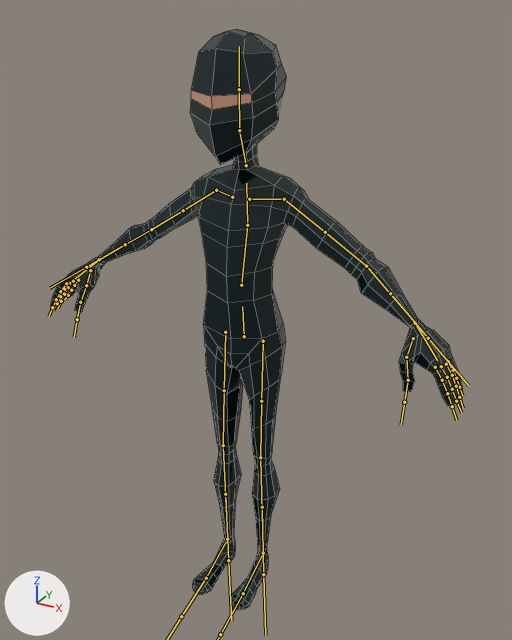
The FBX model Assets/Models/LowpolyNinja.fbx as it was, and as the next commit left it.
Rendered twice from a camera (50 mm lens) standing at (0.941, -1.594, 1.732) and looking at (0.128, -0.116, 0.993). The lights are fixed; the arrows at lower left show +X, +Y and +Z. The bones that bend it are drawn over the model as lines. Mesh edges are drawn as thin lines.

In view in the first picture: 'Body'.
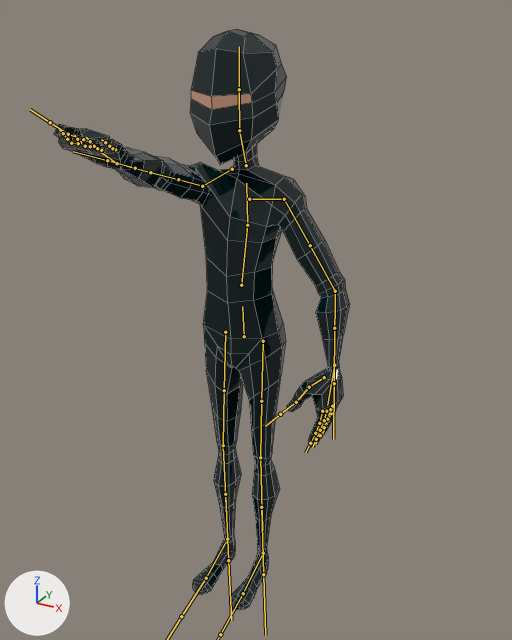
The newer file adds an action. The first version stands in its rest pose; the second is drawn at frame 227 of the action 'root|SuckOxygen'.

Where the change shows, as pixel boxes (x1, y1, x2, y2) in the pictures (512 x 640 px):
'Body', posed (28% narrower)
    before: (51, 29, 462, 610)
    after: (54, 29, 350, 610)
bone 'shoulder.r', root to tip
    before: (232, 197) to (216, 190)
    after: (232, 169) to (202, 186)
bone 'arm_stretch.r', root to tip
    before: (216, 190) to (183, 210)
    after: (202, 186) to (178, 179)
bone 'forearm_stretch.r', root to tip
    before: (151, 229) to (112, 252)
    after: (150, 172) to (126, 166)
bone 'c_thumb1.r', root to tip
    before: (90, 270) to (86, 285)
    after: (102, 148) to (83, 139)
bone 'c_pinky1.r', root to tip
    before: (78, 280) to (74, 285)
    after: (115, 149) to (112, 148)
bone 'c_ring1.r', root to tip
    before: (73, 281) to (68, 287)
    after: (101, 150) to (97, 148)
bone 'c_middle1.r', root to tip
    before: (69, 283) to (64, 289)
    after: (90, 146) to (85, 146)
bone 'c_index1.r', root to tip
    before: (66, 283) to (60, 291)
    after: (78, 143) to (71, 143)
bone 'arm_stretch.l', root to tip
    before: (284, 199) to (325, 232)
    after: (284, 199) to (310, 245)
bone 'forearm_stretch.l', root to tip
    before: (366, 266) to (402, 308)
    after: (335, 291) to (334, 346)

Edits to the bpy script that builds the scene:
```text
Change bone_shoulder_r:
    where bone_shoulder_r = bpy.data.objects['root'].pose.bones['shoulder.r']  # child of 'spine_02.x'
    bone_shoulder_r.location: (0.0, 0.0, 0.0) -> (0.0, 0.0, -7.6)
    bone_shoulder_r.rotation_quaternion: (1.0, 0.0, 0.0, 0.0) -> (0.596, 0.534, 0.588, -0.118)  # degrees (0, 0, 0) -> degrees (118, 56, 60)
Change bone_arm_stretch_r:
    where bone_arm_stretch_r = bpy.data.objects['root'].pose.bones['arm_stretch.r']  # child of 'shoulder.r'
    bone_arm_stretch_r.rotation_quaternion: (1.0, 0.0, 0.0, 0.0) -> (0.83, 0.354, 0.416, 0.113)  # degrees (0, 0, 0) -> degrees (59, 38, 38)
Change bone_forearm_stretch_r:
    where bone_forearm_stretch_r = bpy.data.objects['root'].pose.bones['forearm_stretch.r']  # child of 'arm_stretch.r'
    bone_forearm_stretch_r.rotation_quaternion: (1.0, 0.0, 0.0, 0.0) -> (0.95, -0.009, 0.179, 0.256)  # degrees (0, 0, 0) -> degrees (5, 20, 31)
Change bone_c_thumb1_r:
    where bone_c_thumb1_r = bpy.data.objects['root'].pose.bones['c_thumb1.r']  # child of 'hand.r'
    bone_c_thumb1_r.rotation_quaternion: (1.0, 0.0, 0.0, 0.0) -> (0.935, -0.041, -0.002, -0.351)  # degrees (0, 0, 0) -> degrees (-4, -2, -41)
Change bone_c_pinky1_r:
    where bone_c_pinky1_r = bpy.data.objects['root'].pose.bones['c_pinky1.r']  # child of 'hand.r'
    bone_c_pinky1_r.location: (0.0, 0.0, 0.0) -> (-0.1, 0.1, -0.6)
    bone_c_pinky1_r.rotation_quaternion: (1.0, 0.0, 0.0, 0.0) -> (0.989, 0.134, 0.065, -0.003)  # degrees (0, 0, 0) -> degrees (15, 7, 1)
Change bone_c_ring1_r:
    where bone_c_ring1_r = bpy.data.objects['root'].pose.bones['c_ring1.r']  # child of 'hand.r'
    bone_c_ring1_r.location: (0.0, 0.0, 0.0) -> (0.1, -0.1, -0.1)
    bone_c_ring1_r.rotation_quaternion: (1.0, 0.0, 0.0, 0.0) -> (0.983, 0.165, 0.083, 0.0)  # degrees (0, 0, 0) -> degrees (19, 9, 2)
Change bone_c_middle1_r:
    where bone_c_middle1_r = bpy.data.objects['root'].pose.bones['c_middle1.r']  # child of 'hand.r'
    bone_c_middle1_r.location: (0.0, 0.0, 0.0) -> (0.0, 0.0, 0.2)
    bone_c_middle1_r.rotation_quaternion: (1.0, 0.0, 0.0, 0.0) -> (0.983, 0.169, 0.074, -0.006)  # degrees (0, 0, 0) -> degrees (20, 9, 1)
Change bone_c_index1_r:
    where bone_c_index1_r = bpy.data.objects['root'].pose.bones['c_index1.r']  # child of 'hand.r'
    bone_c_index1_r.location: (0.0, 0.0, 0.0) -> (0.0, 0.0, 0.4)
    bone_c_index1_r.rotation_quaternion: (1.0, 0.0, 0.0, 0.0) -> (0.983, 0.171, 0.071, -0.008)  # degrees (0, 0, 0) -> degrees (20, 8, 0)
Change bone_arm_stretch_l:
    where bone_arm_stretch_l = bpy.data.objects['root'].pose.bones['arm_stretch.l']  # child of 'shoulder.l'
    bone_arm_stretch_l.rotation_quaternion: (1.0, 0.0, 0.0, 0.0) -> (0.977, 0.214, 0.005, 0.008)  # degrees (0, 0, 0) -> degrees (25, 0, 1)
Change bone_forearm_stretch_l:
    where bone_forearm_stretch_l = bpy.data.objects['root'].pose.bones['forearm_stretch.l']  # child of 'arm_stretch.l'
    bone_forearm_stretch_l.rotation_quaternion: (1.0, 0.0, 0.0, 0.0) -> (0.982, 0.179, -0.063, 0.006)  # degrees (0, 0, 0) -> degrees (21, -7, -1)
```
